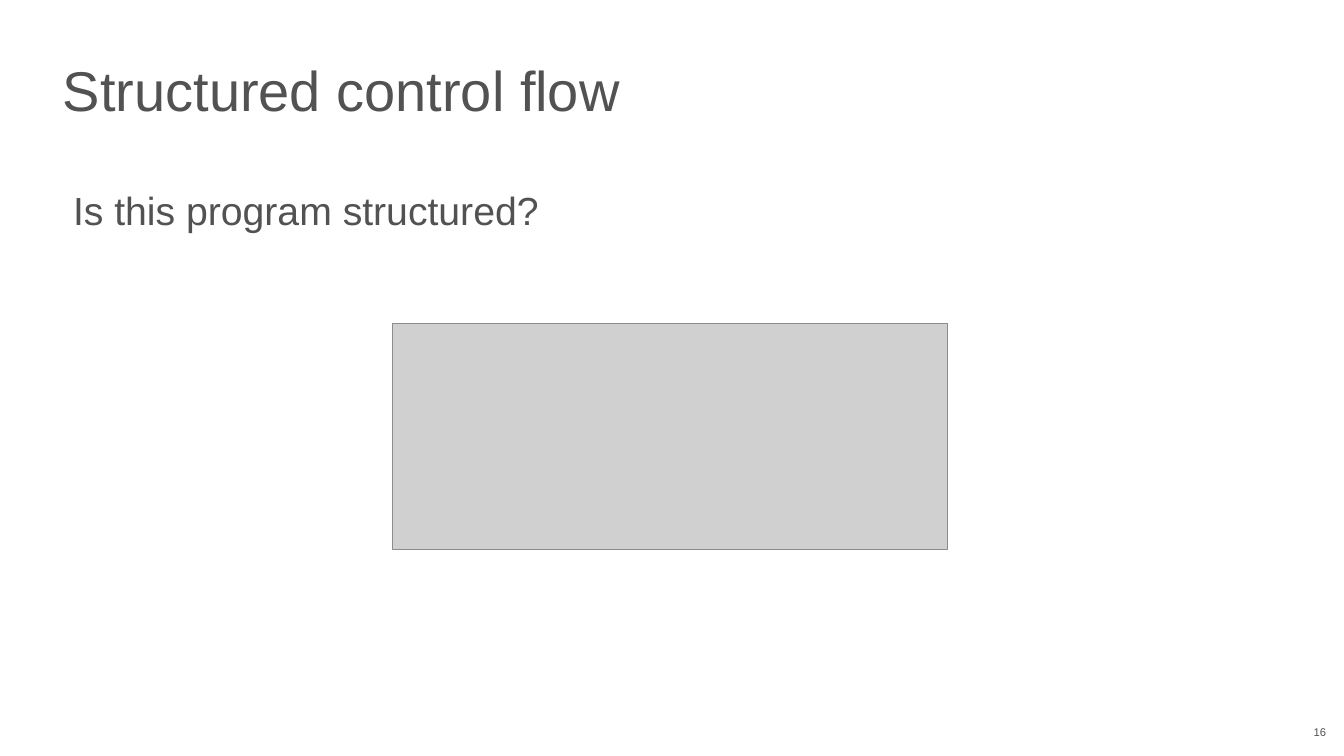
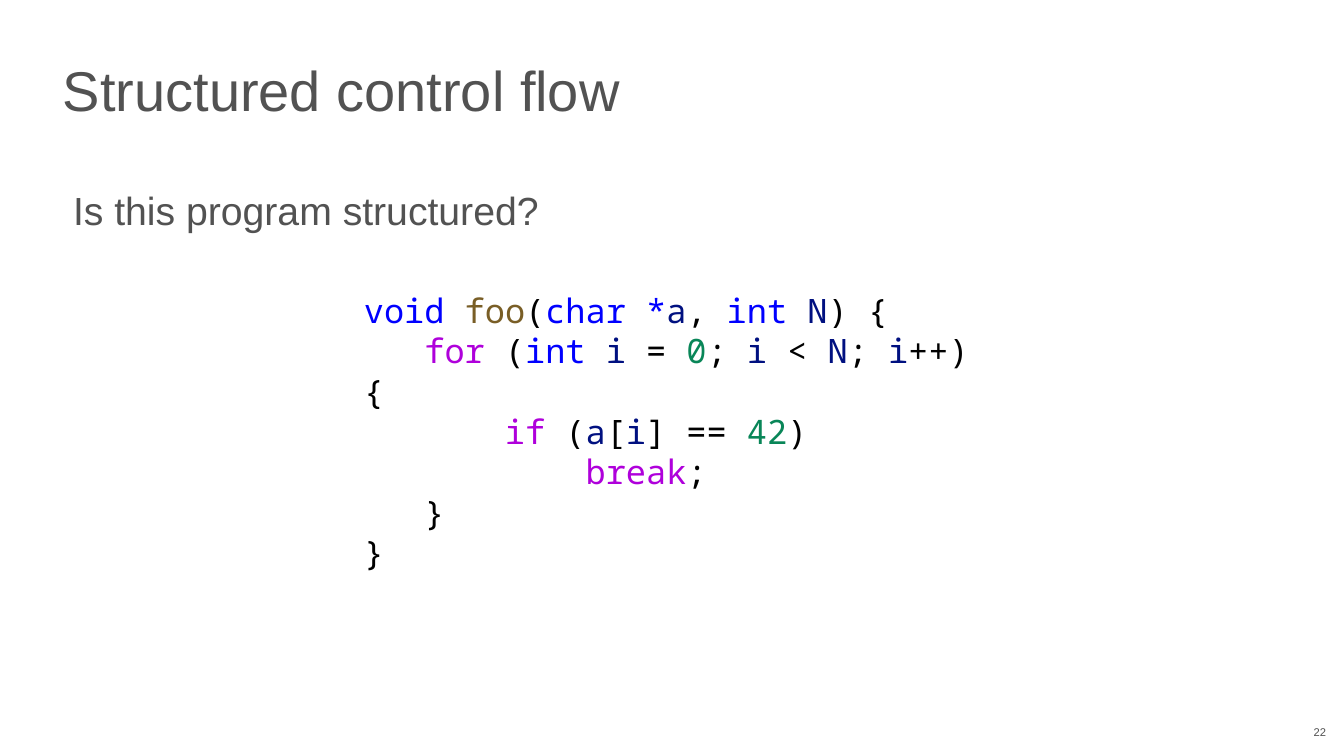
Before and after one commit to NN-complr-tech/Complr-course-lectures, a slide deck: slide 22 of 06-Optimizations-2.pptx (slide 16 before the commit). Drawn at 1344x756 pixels with LibreOffice and Linux fonts; fonts in the diff are those of the drawing; grey boxes stand for pictures. Boxes give left, top, right and bottom in pixels: in the first picture for what was removed or moved away, otherwise in the second. Text is boxed around its words. In the diff, an @@ line names an element or a change of style, - is before the commit and + after.

```diff
--- a/06-Optimizations-2.pptx
+++ b/06-Optimizations-2.pptx
@@ text added at (364,297,969,489), 24 pt, text #000000 @@
+void foo(char *a, int N) {
+for (int i = 0; i < N; i++) {
+if (a[i] == 42)
+break;
+}
+}
@@ picture removed at (393,324,948,551) @@
@@ page number at (1314,728,1326,736): text changed @@
-16
+22
```
Also in this commit, not shown: 5 other slides changed, 6 slides added.
